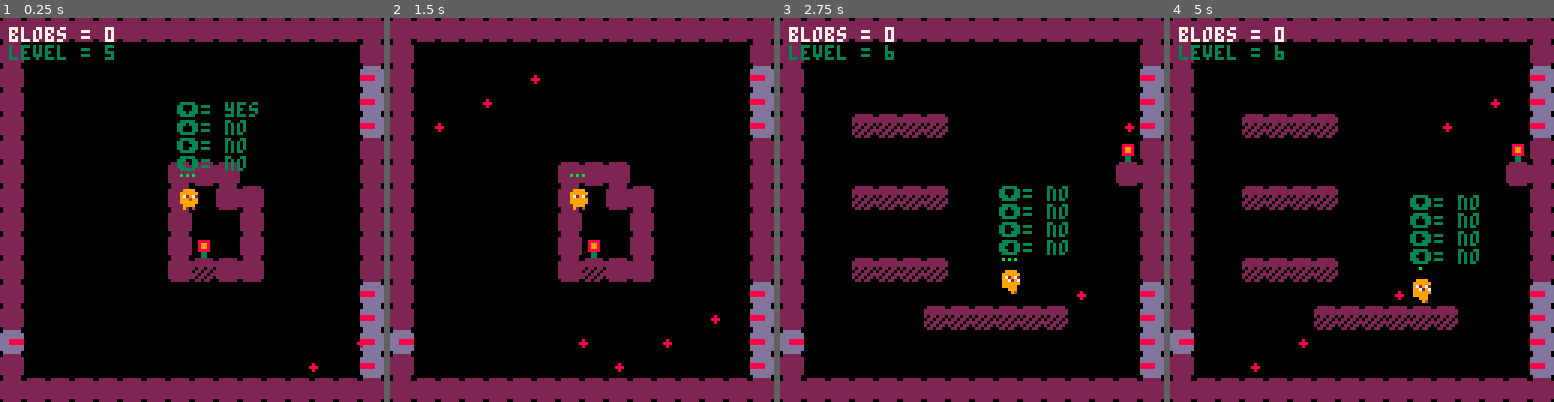
Above: before the commit, frames 1-4 (left to right).
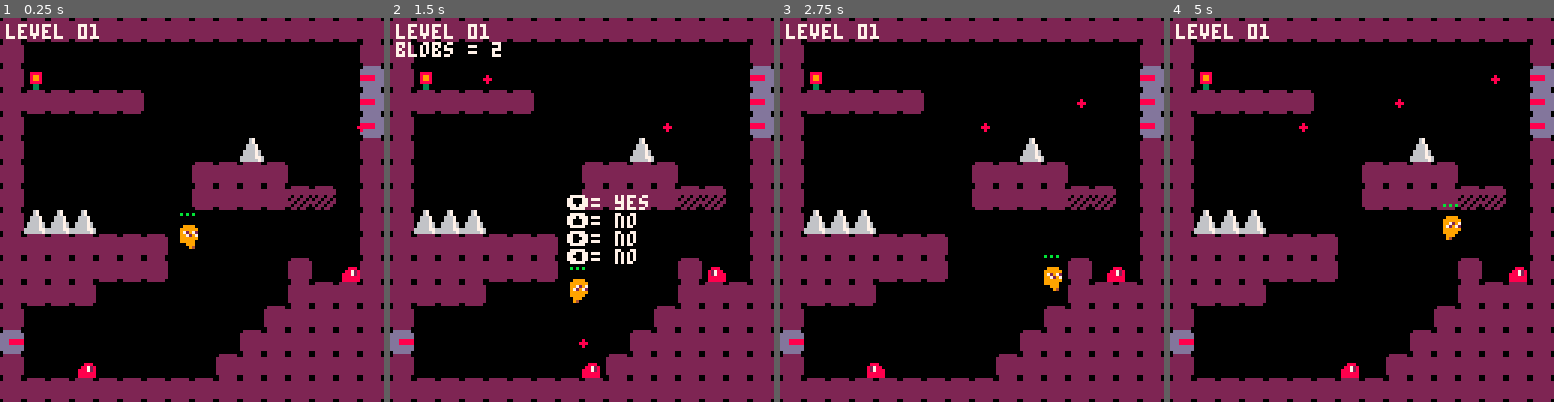
Above: after the commit, the same moments.

Repository: miglitopictures/blobson
Game: PICO-8 cartridge src/blobson.p8
The game is run twice, just before and just after one commit, with the same random seed, the same clock (stepped at 60 frames per second) and the same inputs.
Inputs:
- Up to frame 1 (0.25 s): no input
- Up to frame 2 (1.5 s): tap X (X key) at 0.33, 1.07 s; tap O (Z key) at 0.7 s
- Up to frame 3 (2.75 s): hold Right 1.6-2.1 s; tap O (Z key) at 1.7, 2.1, 2.5 s; tap X (X key) at 1.85 s; hold Up 2.15-2.42 s; hold Right from 2.47 s (still down)
- Up to frame 4 (5 s): tap O (Z key) every 0.4 s from 2.9 to 4.9 s; tap X (X key) at 2.97, 4.08 s; release Right at 3.03 s; hold Left 3.08-3.58 s; hold Right 4.02-4.68 s; hold Up from 4.73 s (still down)

The runs differ from the first frame. In frame 1, 25% of the frame differs, in the area x 1-100%, y 1-94%; in frame 2, 25%; in frame 3, 26%; in frame 4, 26%.

Commit message:
spawn player on specified position per level

Diff:
--- a/src/entities/player.lua
+++ b/src/entities/player.lua
@@ -23,6 +23,17 @@
 		landed=false
 	}
 
+	for i=0, 15 do
+		for j=0, 15 do
+			tile = map_get(i,j)
+			if tile == tiles.player then
+				map_set(i,j,tiles.empty)
+				p.x = i*8
+				p.y = j*8
+			end
+		end
+	end
+
 	-- debug info
 	---------test----------
 	collide_l="no"
--- a/src/gameloop.lua
+++ b/src/gameloop.lua
@@ -1,10 +1,10 @@
-debug=true
-simple_camera=false
+debug=false
+-- simple_camera=false
 
 map_start = 0
 map_end = 1024
 
-level = 5
+level = 0
 
 -- look-up tables
 flag = {
@@ -15,6 +15,7 @@
 }
 tiles = {
     empty = 0,
+    player = 1,
     blob = 48,
     shooter_right = 112,
     shooter_left = 113
@@ -36,8 +37,8 @@
     init_blobs()
     init_shooters()
 
-    -- init camera
-    init_camera()
+    -- init camera // not used in one-room
+    -- init_camera()
 
     music(0)
 end
@@ -58,10 +59,10 @@
 	animate_blob()
 	update_shooters()
 
-    -- update camera
-	if simple_camera then
-        update_camera(p)
-    end
+    -- update camera  // not used in one-room
+	-- if simple_camera then
+    --     update_camera(p)
+    -- end
 end
 
 function _draw()
@@ -75,17 +76,17 @@
 
     -- draw restart UI
     if not p.alive then
-        print("press ❎ to restart",cam_x+28, 30,7)
+        print("press ❎ to restart",28, 30,7)
         if btnp(❎) then
             _init()
         end
     end
 
+    color(7)
+    print('level 0' ..level+1, 2, 2)
     -- draw debug info
     if debug then
-        color(7)
-        print('blobs = ' ..#blobs,cam_x+3,3)
-        print('level = ' ..level, cam_x+3)
+        print('blobs = ' ..#blobs)
         -------test----------
         print("⬅️= "..collide_l,p.x,p.y-10)
         print("➡️= "..collide_r,p.x,p.y-16)
@@ -93,4 +94,5 @@
         print("⬇️= "..collide_d,p.x,p.y-28)
         ---------------------
     end
+
 end
--- a/src/utils/collisions.lua
+++ b/src/utils/collisions.lua
@@ -1,6 +1,6 @@
 function collide_map(obj,aim,flag)
 	--obj = table needs x,y,w,h
-	--aim = left,right,up,down
+	--aim = "left","right","up","down"
 
 	local x=obj.x local y=obj.y
 	local w=obj.w local h=obj.h
@@ -43,11 +43,3 @@
 function map_set(x,y,tile)
 	mset(to_level_x(x), to_level_y(y), tile)
 end
-
-function to_level_x(x)
-	return x + ((level % 4)* 16)
-end
-
-function to_level_y(y)
-	return y + flr(level/4)*16
-end
--- a/src/utils/levels.lua
+++ b/src/utils/levels.lua
@@ -1,3 +1,5 @@
+-- levels --
+
 function change_level(selected_level)
     level_changing = true
     set_event(10,
@@ -9,3 +11,11 @@
     )
     sfx(10)
 end
+
+function to_level_x(x)
+	return x + ((level % 4)* 16)
+end
+
+function to_level_y(y)
+	return y + flr(level/4)*16
+end
